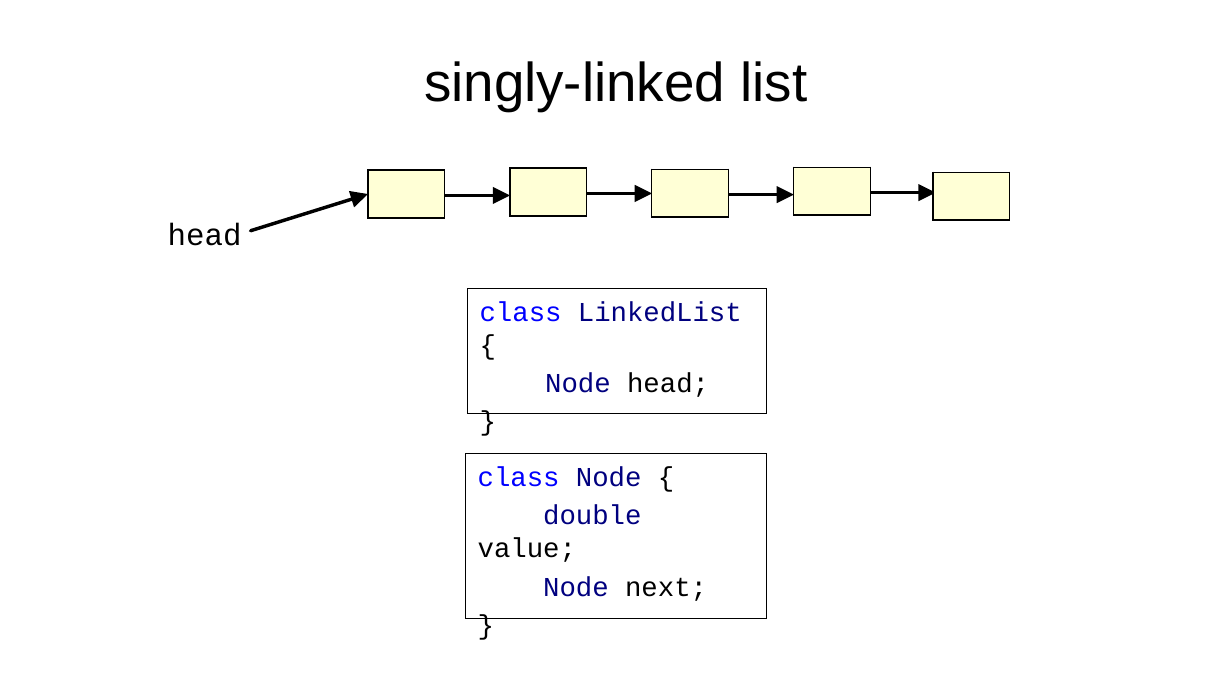
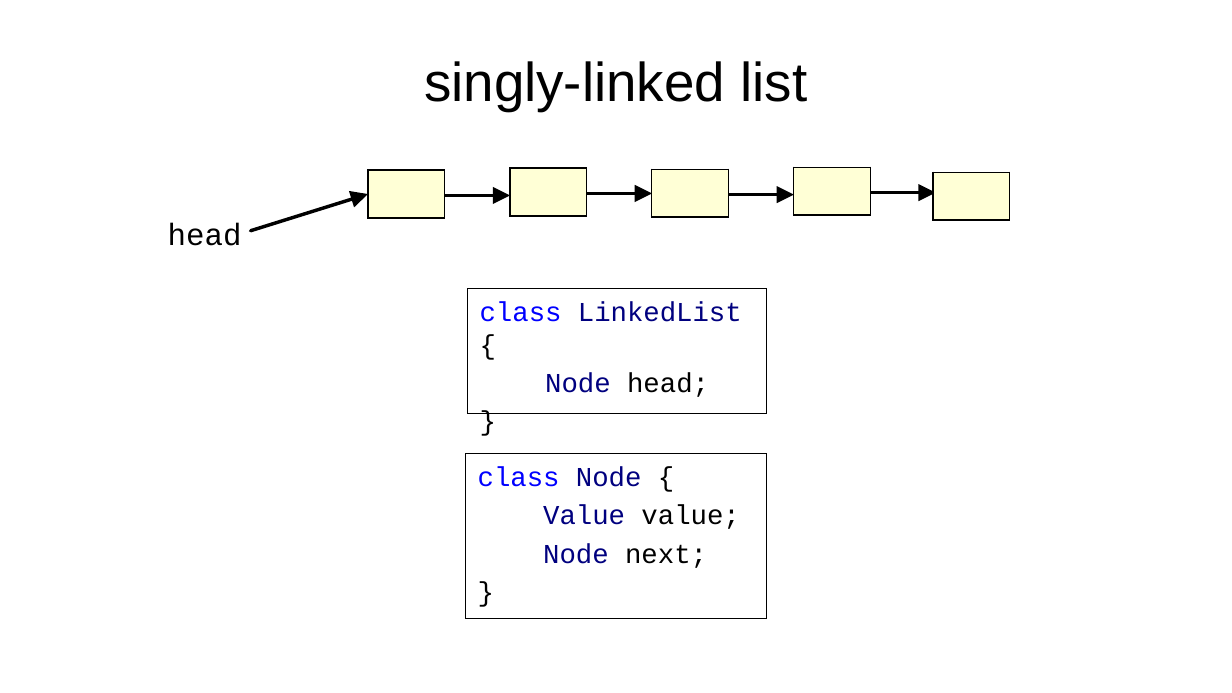
Before and after one commit to james-bern/CS136-SLIDES, a slide deck: slide 111 of WeekXX2.pptx (slide 109 before the commit). Drawn at 1232x693 pixels with LibreOffice and Linux fonts; fonts in the diff are those of the drawing. Boxes give left, top, right and bottom in pixels: in the first picture for what was removed or moved away, otherwise in the second. Text is boxed around its words. In the diff, an @@ line names an element or a change of style, - is before the commit and + after.

```diff
--- a/WeekXX2.pptx
+++ b/WeekXX2.pptx
@@ text in rectangle at box(543, 505, 739, 529): text changed; text colour #00007F to #000000 @@
-double value;
+Value value;
```
Also in this commit, not shown: 10 other slides changed, 2 slides added, 1 other file.
